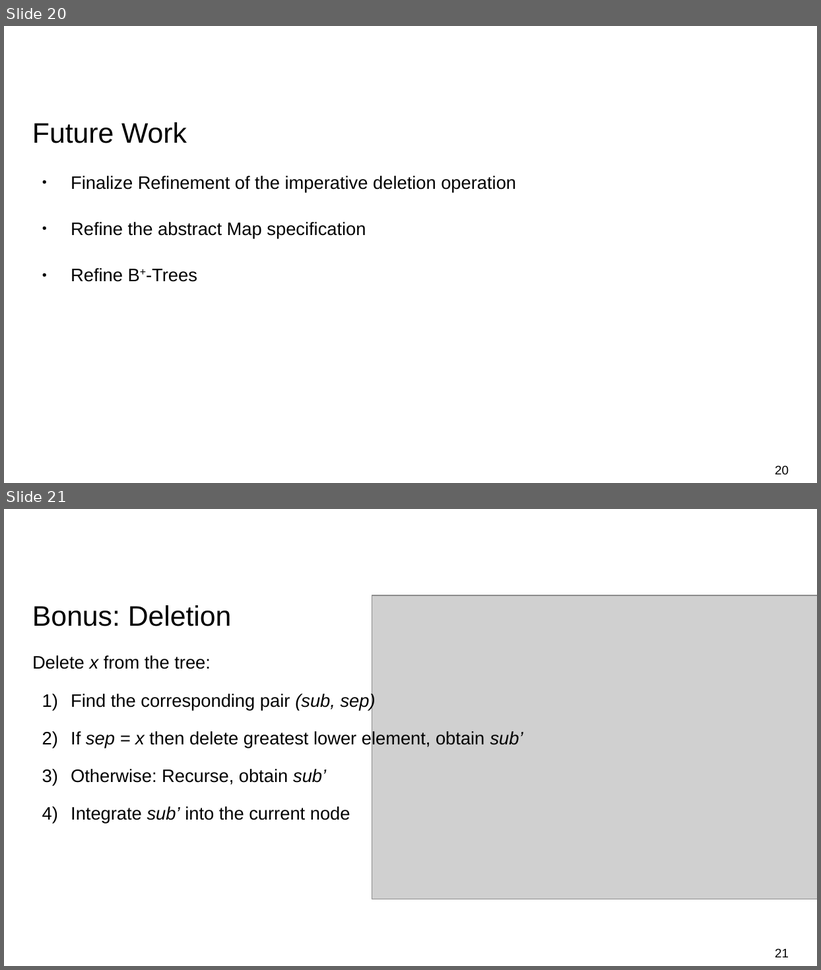
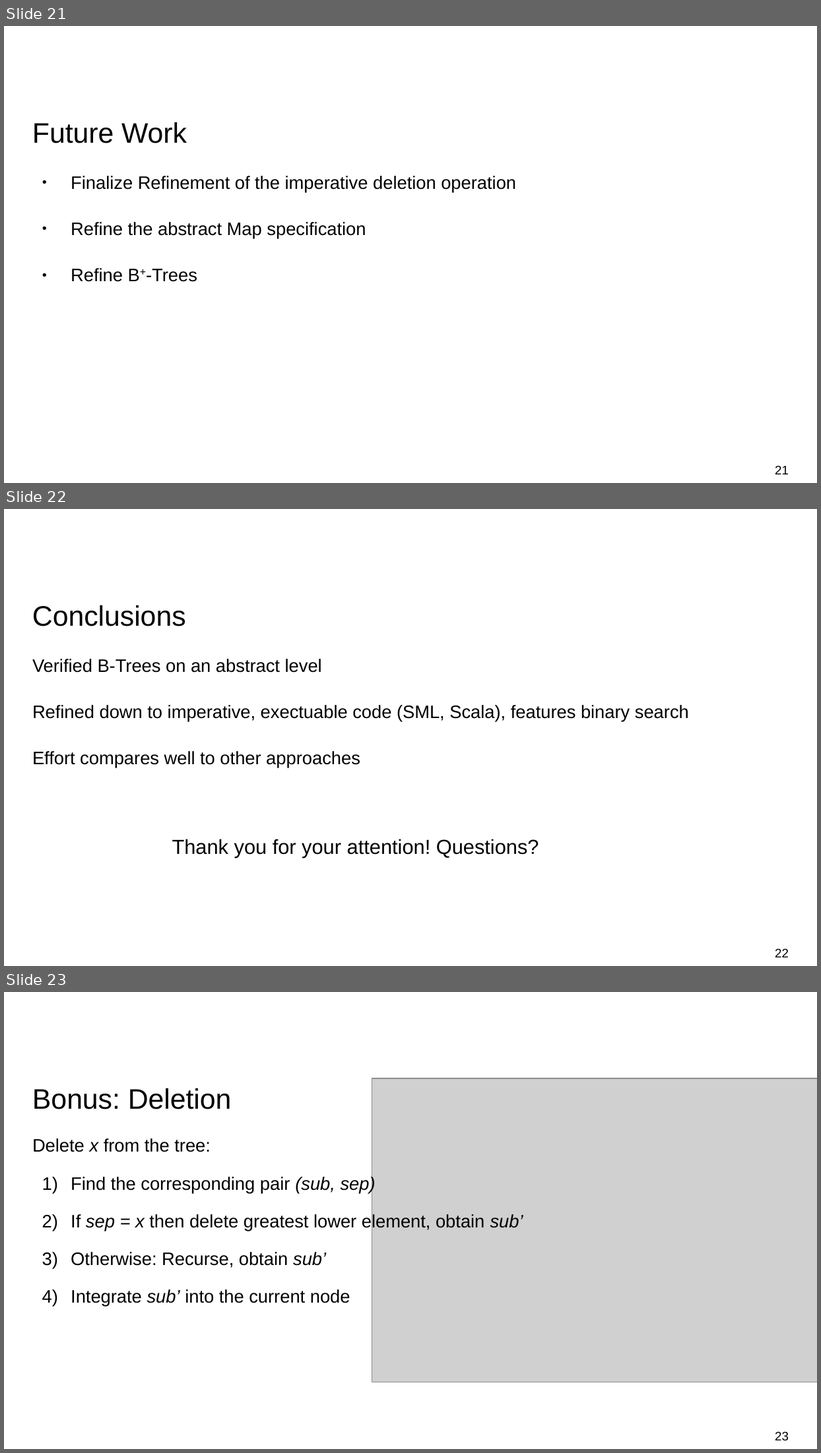
Before and after one commit to nielstron/btrees-thesis, a slide deck: colloqium.odp. Shown one above the other, each under a label of ours: slides 20 and 21 before the commit, slides 21, 22 and 23 after it. The pictures are 821x970 and 821x1453 pixels, drawn with LibreOffice and Linux fonts; fonts in the diff are those of the drawing; grey boxes stand for pictures. Boxes give left, top, right and bottom in pixels: in the first picture for what was removed or moved away, otherwise in the second. Text is boxed around its words. In the diff, an @@ line names an element or a change of style, - is before the commit and + after.

```diff
--- a/colloqium.odp
+++ b/colloqium.odp
@@ slide 22 added at box(4, 509, 817, 966), background #FFFFFF @@
@@ title added at box(32, 605, 186, 626), 25 pt, text #000000 @@
+Conclusions
@@ text added at box(32, 659, 689, 768), 16 pt, text #000000 @@
+Verified B-Trees on an abstract level
+Refined down to imperative, exectuable code (SML, Scala), features binary search
+Effort compares well to other approaches
@@ text added at box(172, 839, 539, 858), 18 pt, text #000000 @@
+Thank you for your attention! Questions?
@@ page number added at box(775, 949, 789, 958), 11 pt, text #000000 @@
+22
@@ what was slide 20 is now slide 21 @@
@@ page number at box(775, 466, 789, 475): text changed @@
-20
+21
@@ what was slide 21 is now slide 23 @@
@@ page number at box(775, 1432, 789, 1441): text changed @@
-21
+23
```
Also in this commit, not shown: 2 slides changed, 1 other slide added.
